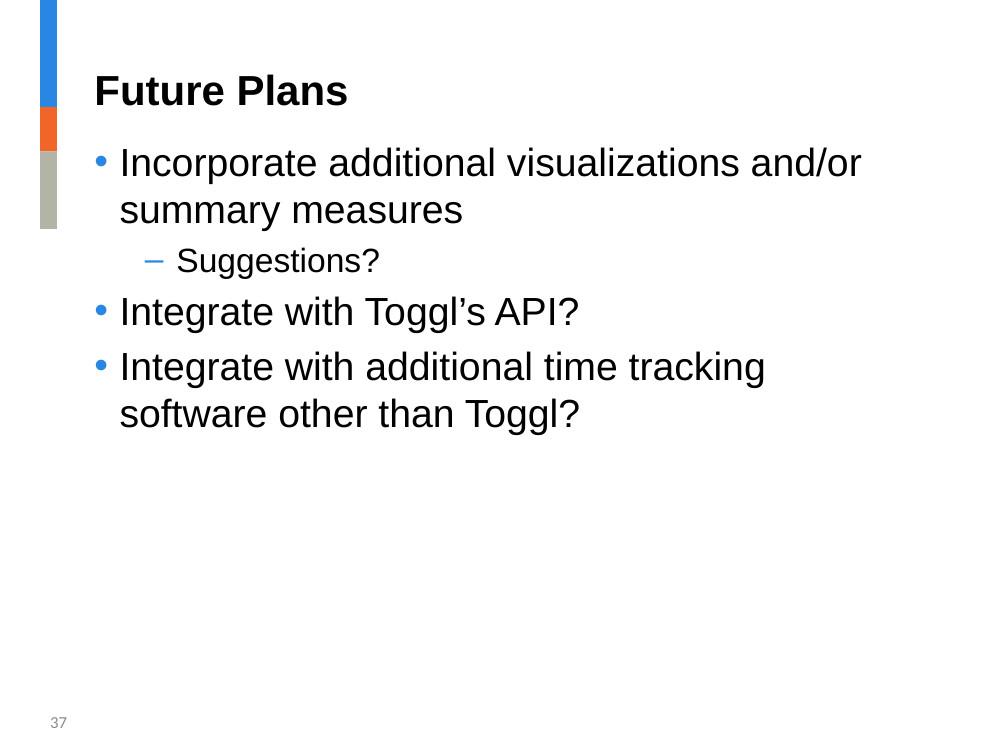
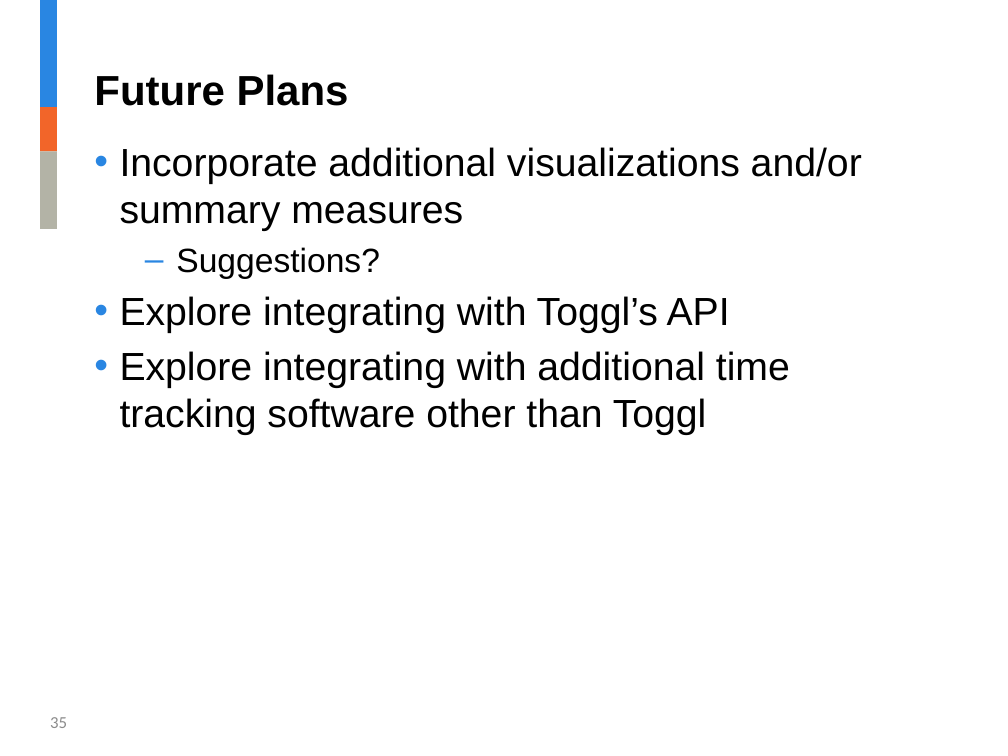
Before and after one commit to jalavery/timetrackR, a slide deck: slide 35 of Strategy and Innovation timetrackR Presentation.pptx (slide 37 before the commit). Drawn at 1008x756 pixels with LibreOffice and Linux fonts; fonts in the diff are those of the drawing; background and template pictures are left out. Boxes give left, top, right and bottom in pixels: in the first picture for what was removed or moved away, otherwise in the second. Text is boxed around its words. In the diff, an @@ line names an element or a change of style, - is before the commit and + after.

```diff
--- a/Strategy and Innovation timetrackR Presentation.pptx
+++ b/Strategy and Innovation timetrackR Presentation.pptx
@@ text at [120,296,790,435]: text changed @@
-• Integrate with Toggl’s API?
-• Integrate with additional time tracking software other than Toggl?
+• Explore integrating with Toggl’s API
+• Explore integrating with additional time tracking software other than Toggl
@@ page number at [50,717,67,728]: text changed @@
-37
+35
```
Also in this commit, not shown: 9 other slides changed, 2 slides removed, 1 other file.
